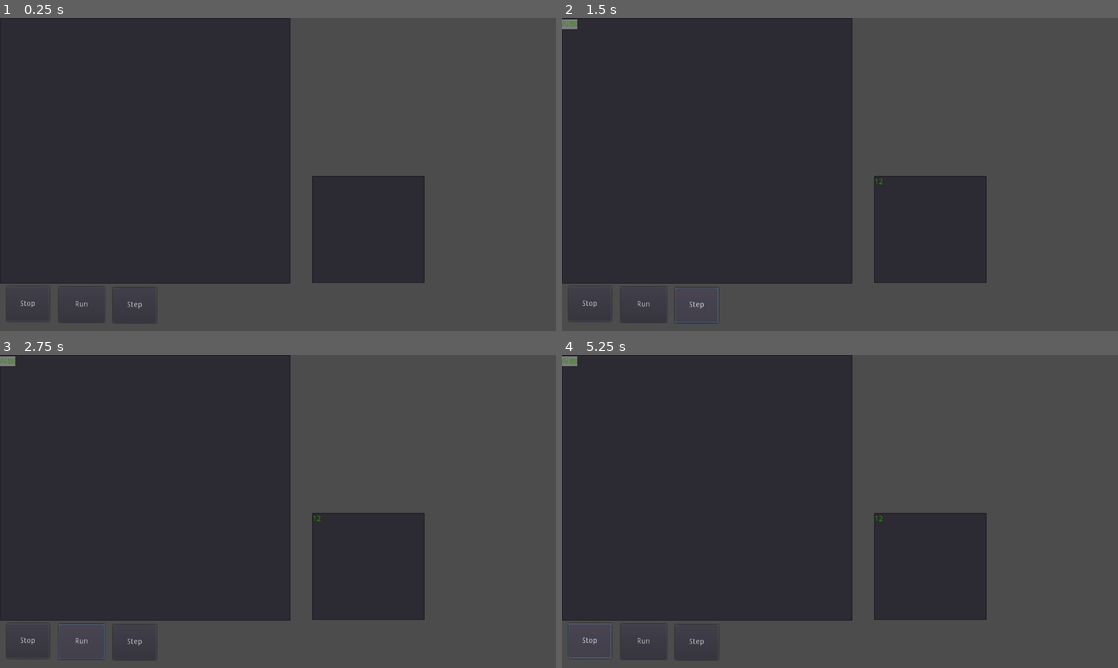
Above: before the commit, frames 1-4 (two rows, left to right).
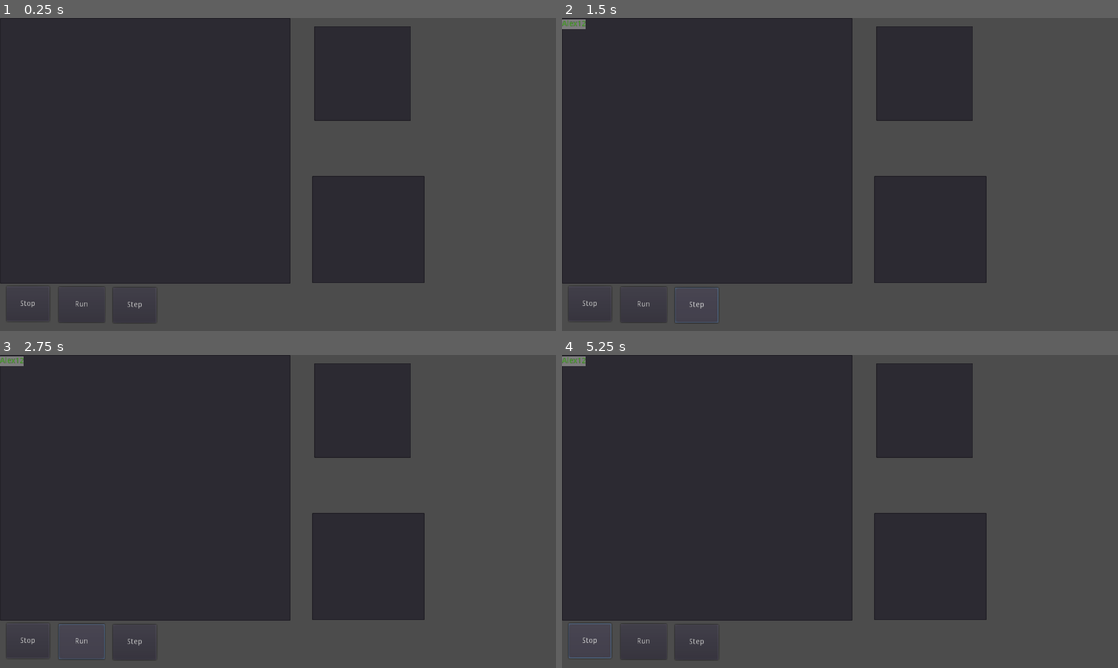
Above: after the commit, the same moments.

Repository: dulsi/LearningBasic
Game: Godot game, scene res://basic.tscn
Two runs of this game, one before a commit and one after it. Both use one fixed random seed, a clock stepped at 60 frames per second and the inputs below.
Inputs (mouse positions are in pixels of both pictures, inside the frame that each line leads up to):
- Up to frame 1 (0.25 s): no input
- Up to frame 2 (1.5 s): click (706, 149) at 0.52 s; type "Alex" at 0.6 s; click (928, 230) at 0.75 s; type "12" at 0.83 s; click "Step" at 1.25 s
- Up to frame 3 (2.75 s): click "Run" at 2 s
- Up to frame 4 (5.25 s): click "Stop" at 2.75 s; click "Run" at 3.5 s; click "Step" at 4.25 s; click "Stop" at 5 s

The runs differ from the first frame. In frame 1, 5.3% of the frame differs, in the area x 56-74%, y 2-33%; in frame 2, 5.3%, in the area x 2-74%, y 0-54%; in frame 3, 5.3%; in frame 4, 5.3%.

Commit message:
Initial implementation of input command.

Diff:
--- /dev/null
+++ b/InputScreen.gd
@@ -0,0 +1,38 @@
+extends TextEdit
+
+
+# Declare member variables here. Examples:
+# var a = 2
+# var b = "text"
+var input = []
+var inptr = 0
+
+# Called when the node enters the scene tree for the first time.
+func _ready():
+	pass # Replace with function body.
+
+func first_input():
+	inptr = 0
+	input = text.to_utf8()
+
+func is_whitespace(c):
+	if c == ord(' ') || c == ord('\t') || c == ord('\n'):
+		return true
+	else:
+		return false
+
+func get_input():
+	while inptr < input.size() && is_whitespace(input[inptr]):
+		inptr = inptr + 1
+	if inptr == input.size():
+		return ""
+	var startptr = inptr
+	while inptr < input.size() && !is_whitespace(input[inptr]):
+		inptr = inptr + 1
+	return input.subarray(startptr, inptr - 1).get_string_from_utf8()
+
+func finish_line():
+	while inptr < input.size() && input[inptr] != ord('\n'):
+		inptr = inptr + 1
+	if inptr < input.size():
+		inptr = inptr + 1
--- a/OutputScreen.gd
+++ b/OutputScreen.gd
@@ -16,3 +16,8 @@
 			line = line + 1
 	text = text + s
 	cursor_set_line(line)
+
+
+func _on_clear_screen():
+	text = ""
+	line = 0
--- a/basic.gd
+++ b/basic.gd
@@ -2,6 +2,10 @@
 
 var running = 0
 signal output_screen(t)
+signal clear_screen()
+
+#input
+var input
 
 #tokenizer
 var program = []
@@ -25,6 +29,7 @@
   ["rem", TOKENIZER_REM],
   ["peek", TOKENIZER_PEEK],
   ["poke", TOKENIZER_POKE],
+  ["input", TOKENIZER_INPUT],
   ["end", TOKENIZER_END]
 ]
 
@@ -48,6 +53,7 @@
   TOKENIZER_REM,
   TOKENIZER_PEEK,
   TOKENIZER_POKE,
+  TOKENIZER_INPUT,
   TOKENIZER_END,
   TOKENIZER_COMMA,
   TOKENIZER_SEMICOLON,
@@ -80,8 +86,10 @@
 #func _process(delta):
 #	pass
 
-func ubasic_init():
+func ubasic_init(inputsource):
 	variables = {}
+	input = inputsource
+	input.first_input()
 	index_free()
 	tokenizer_init(text)
 	ended = 0
@@ -294,6 +302,28 @@
 		print("Error")
 	for_stack[for_variable] = [to, tokenizer_num()]
 
+
+func input_statement():
+	accept(TOKENIZER_INPUT)
+	var out = "?"
+	if tokenizer_token() == TOKENIZER_STRING:
+		out = tokenizer_string() + "?"
+		accept(TOKENIZER_STRING)
+		accept(TOKENIZER_SEMICOLON)
+	while tokenizer_token() == TOKENIZER_VARIABLE:
+		var val = input.get_input()
+		print(val)
+		out = out + val;
+		ubasic_set_variable(tokenizer_variable_name(), val)
+		accept(TOKENIZER_VARIABLE)
+		if tokenizer_token() == TOKENIZER_COMMA:
+			accept(TOKENIZER_COMMA)
+			out = out + " "
+		else:
+			break
+	emit_signal("output_screen", out + "\n")
+	acceptend()
+
 func end_statement():
 	accept(TOKENIZER_END)
 	ended = 1
@@ -315,6 +345,8 @@
 			for_statement()
 		TOKENIZER_NEXT:
 			next_statement()
+		TOKENIZER_INPUT:
+			input_statement()
 		TOKENIZER_END:
 			end_statement()
 		TOKENIZER_LET:
@@ -439,7 +471,6 @@
 	while ptr != program.size() && program[ptr] == ord(' '):
 		ptr += 1
 	current_token = get_next_token()
-#	print("Token:"+ String(current_token))
 	if current_token == TOKENIZER_REM:
 		while nextptr != program.size() && program[nextptr] != ord('\n'):
 			nextptr += 1
@@ -493,7 +524,8 @@
 
 func _on_Button2_pressed():
 	if running == 0:
-		ubasic_init()
+		emit_signal("clear_screen")
+		ubasic_init(get_parent().get_node("InputScreen"))
 		running = 1
 	if !ubasic_finished():
 		ubasic_run()
--- a/basic.tscn
+++ b/basic.tscn
@@ -1,7 +1,8 @@
-[gd_scene load_steps=3 format=2]
+[gd_scene load_steps=4 format=2]
 
 [ext_resource path="res://basic.gd" type="Script" id=1]
 [ext_resource path="res://OutputScreen.gd" type="Script" id=2]
+[ext_resource path="res://InputScreen.gd" type="Script" id=3]
 
 [node name="Node2D" type="Node2D"]
 
@@ -43,6 +44,7 @@
 margin_top = 291.0
 margin_right = 782.0
 margin_bottom = 488.0
+focus_mode = 0
 custom_colors/font_color = Color( 0.176471, 0.694118, 0, 1 )
 script = ExtResource( 2 )
 __meta__ = {
@@ -59,9 +61,23 @@
 "_edit_use_anchors_": false
 }
 
+[node name="InputScreen" type="TextEdit" parent="."]
+margin_left = 579.0
+margin_top = 15.0
+margin_right = 757.0
+margin_bottom = 189.0
+focus_mode = 1
+custom_colors/font_color = Color( 0.176471, 0.694118, 0, 1 )
+script = ExtResource( 3 )
+__meta__ = {
+"_edit_use_anchors_": false
+}
+
+[connection signal="clear_screen" from="TextEdit" to="OutputScreen" method="_on_clear_screen"]
 [connection signal="output_screen" from="TextEdit" to="OutputScreen" method="_on_add_text"]
 [connection signal="text_changed" from="TextEdit" to="TextEdit" method="_on_TextEdit_text_changed"]
 [connection signal="timeout" from="TextEdit/NextStep" to="TextEdit" method="_on_NextStep_timeout"]
 [connection signal="pressed" from="Run" to="TextEdit" method="_on_Button_pressed"]
 [connection signal="pressed" from="Step" to="TextEdit" method="_on_Button2_pressed"]
 [connection signal="pressed" from="Stop" to="TextEdit" method="_on_Stop_pressed"]
+[connection signal="text_changed" from="InputScreen" to="TextEdit" method="_on_TextEdit_text_changed"]
